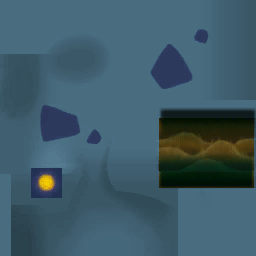
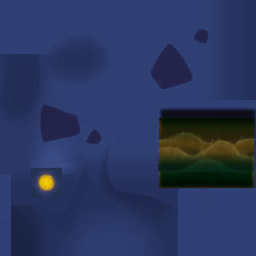
Two versions of the same layered image (256 × 256). Layer-by-layer changes:
pixels changed over (0, 0, 256, 256) (layer not identified)
